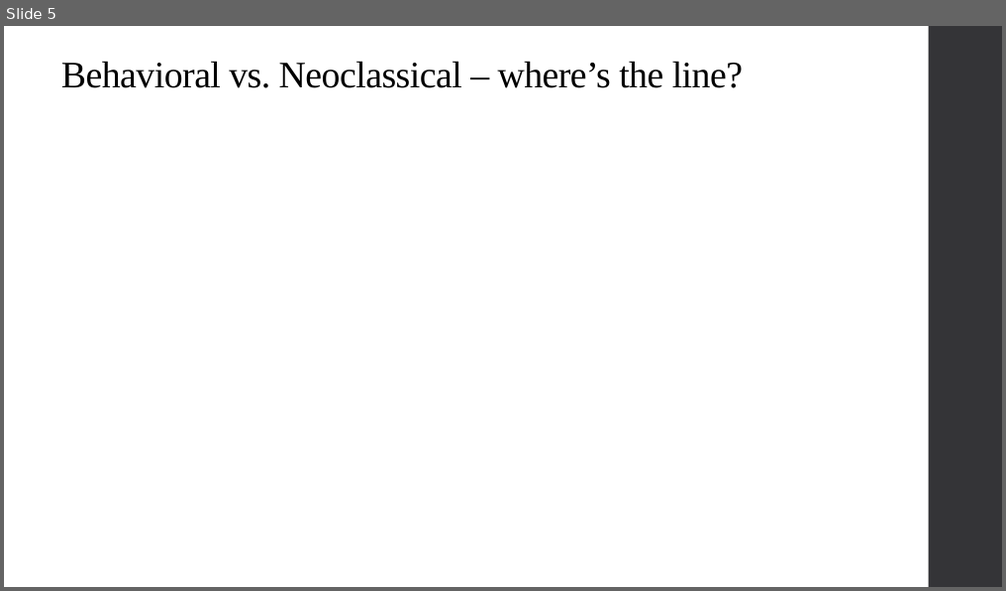
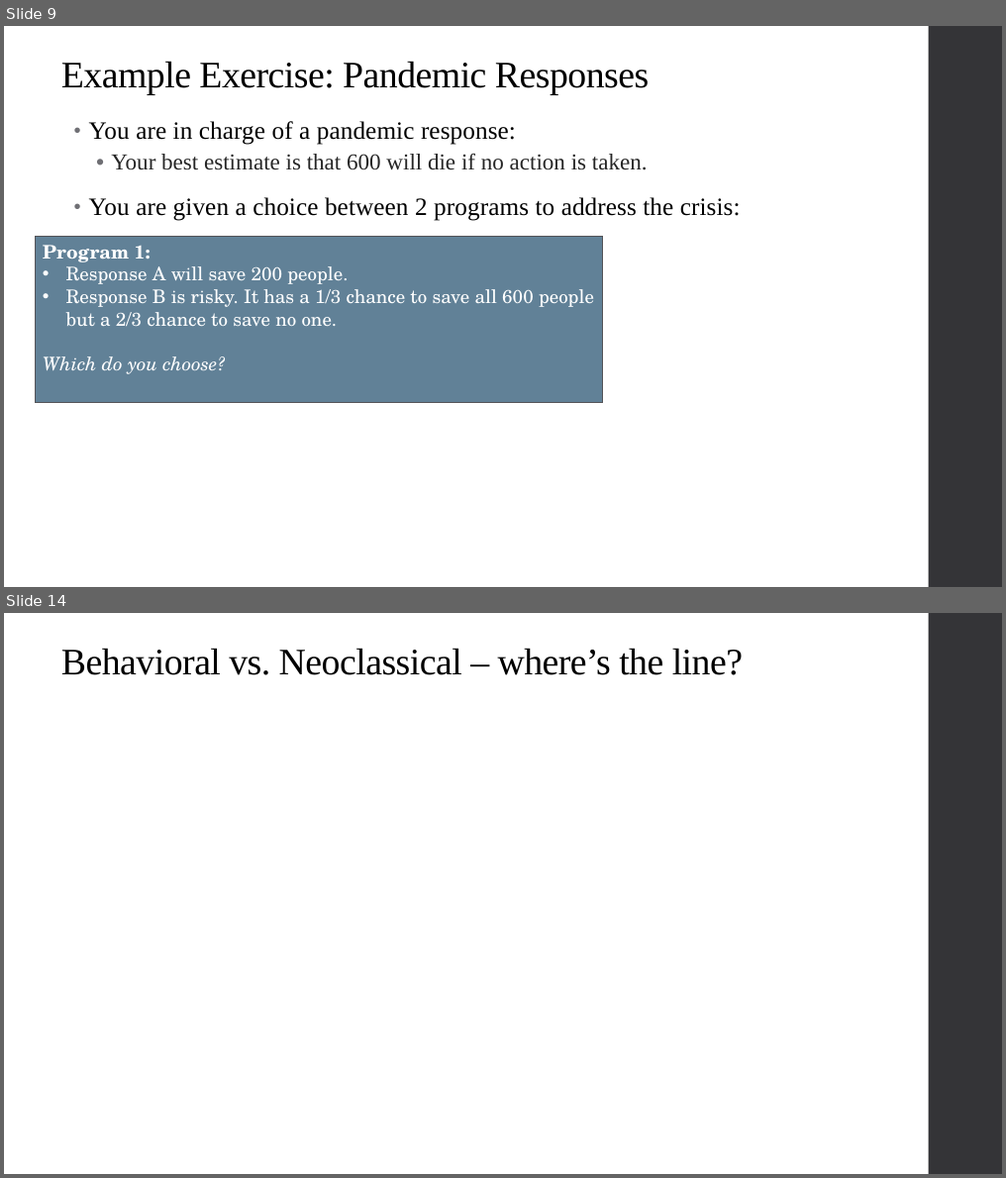
Before and after one commit to alex-hoagland/HAD6750H, a slide deck: Lecture10_BehavioralHealthEcon1/L10Slides_BehavioralHealth_2023W.pptx. Shown one above the other, each under a label of ours: slide 5 before the commit, slides 9 and 14 after it; the slides between them are not shown. The pictures are 1006x591 and 1006x1178 pixels, drawn with LibreOffice and Linux fonts; fonts in the diff are those of the drawing; background and template pictures are left out. Boxes give left, top, right and bottom in pixels: in the first picture for what was removed or moved away, otherwise in the second. Text is boxed around its words. In the diff, an @@ line names an element or a change of style, - is before the commit and + after.

```diff
--- a/Lecture10_BehavioralHealthEcon1/L10Slides_BehavioralHealth_2023W.pptx
+++ b/Lecture10_BehavioralHealthEcon1/L10Slides_BehavioralHealth_2023W.pptx
@@ slide 9 added at (x1=4, y1=26, x2=1002, y2=587), background #FFFFFF; not listed: 1 template element that a slide beside it also shows @@
@@ text added at (x1=61, y1=61, x2=648, y2=94), 36 pt, text #000000 @@
+Example Exercise: Pandemic Responses
@@ text added at (x1=89, y1=121, x2=741, y2=221), 24 pt, text #000000 @@
+• You are in charge of a pandemic response:
+  • Your best estimate is that 600 will die if no action is taken.
+• You are given a choice between 2 programs to address the crisis:
@@ rectangle added at (x1=36, y1=236, x2=603, y2=402), fill #618197, outline #535357 0.75 pt, 18 pt, text #FFFFFF @@
+Program 1:
+• Response A will save 200 people.
+• Response B is risky. It has a 1/3 chance to save all 600 people but a 2/3 chance to save no one.
+Which do you choose?
@@ what was slide 5 is now slide 14 @@
```
Also in this commit, not shown: 4 slides changed, 28 other slides added, 2 slides removed, 1 other file.
